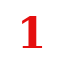
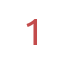
Comparing the layer stacks of the two 64 × 64 images. Changes:
painted on "1" over [22, 16, 43, 48]
